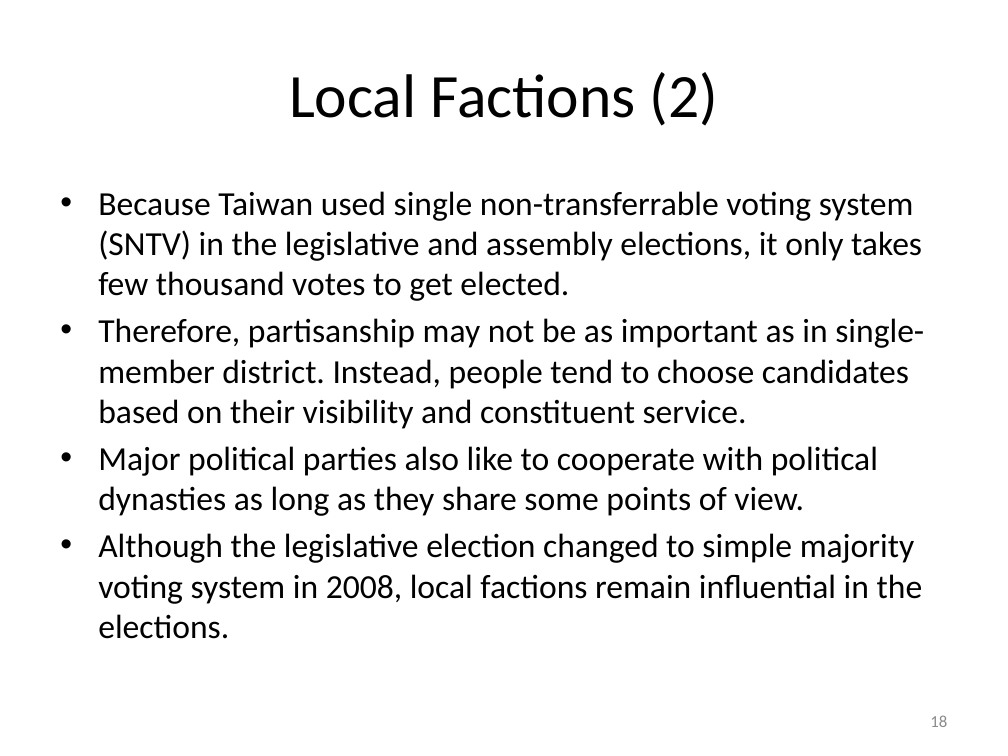
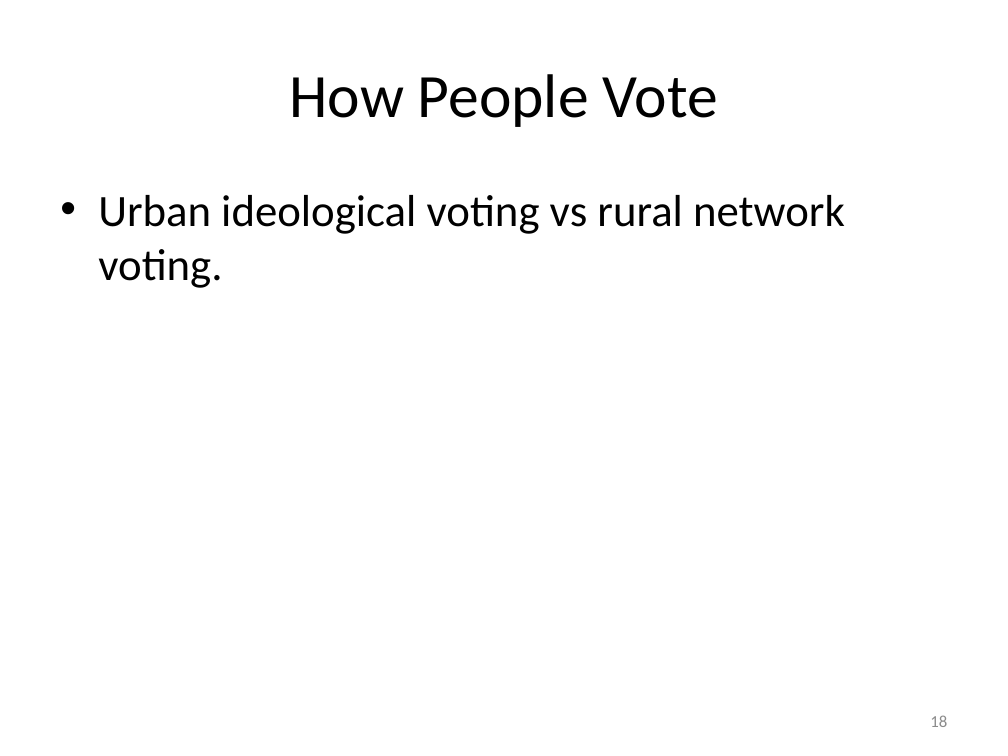
Before and after one commit to TsaiChiahung/ESC, a slide deck: slide 18 of 國發所演講/taiwan_elections_lecture.pptx. Drawn at 1008x756 pixels with LibreOffice and Linux fonts; fonts in the diff are those of the drawing. Boxes give left, top, right and bottom in pixels: in the first picture for what was removed or moved away, otherwise in the second. Text is boxed around its words. In the diff, an @@ line names an element or a change of style, - is before the commit and + after.

```diff
--- a/國發所演講/taiwan_elections_lecture.pptx
+++ b/國發所演講/taiwan_elections_lecture.pptx
@@ title at (289,74,718,127): text changed @@
-Local Factions (2)
+How People Vote
@@ text at (98,195,845,288): text changed; size 24 to 32 pt @@
-• Because Taiwan used single non-transferrable voting system (SNTV) in the legislative and assembly elections, it only takes few thousand votes to get elected.
-• Therefore, partisanship may not be as important as in single-member district. Instead, people tend to choose candidates based on their visibility and constituent service.
-• Major political parties also like to cooperate with political dynasties as long as they share some points of view.
-• Although the legislative election changed to simple majority voting system in 2008, local factions remain influential in the elections.
+• Urban ideological voting vs rural network voting.
```
Also in this commit, not shown: 4 other slides changed, 4 slides added, 4 slides removed, 1 other file.
